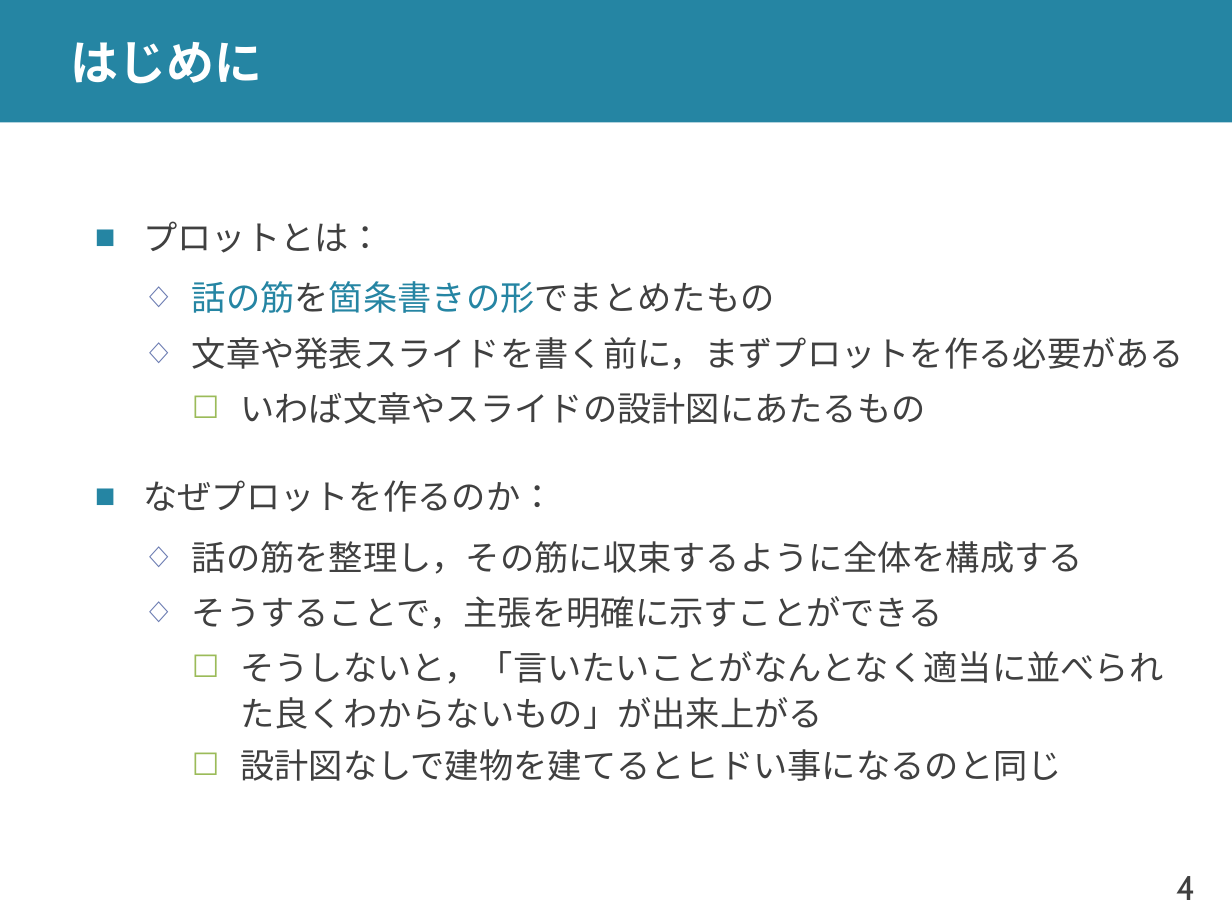
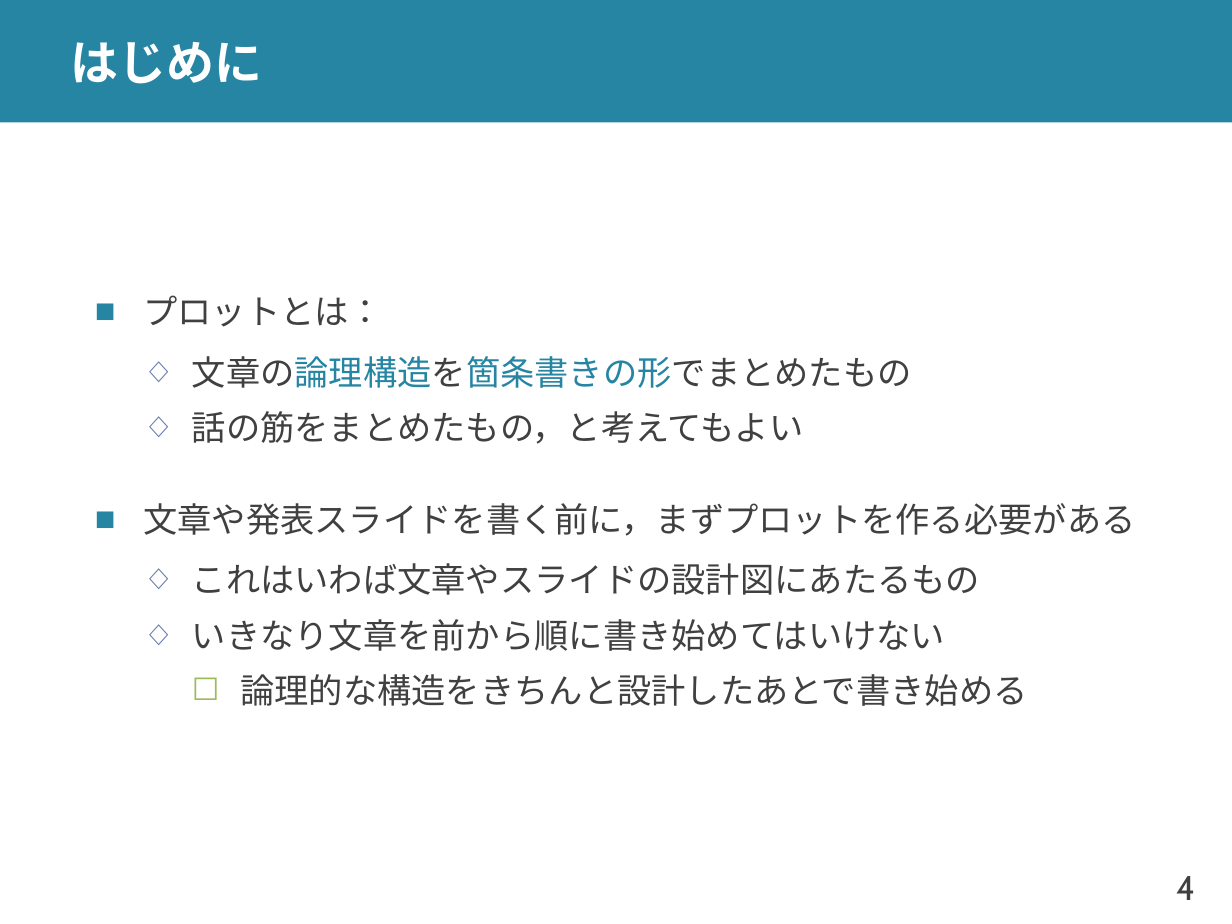
Before and after one commit to shioya-lab/how-to, a slide deck: slide 4 of plot.pptx. Drawn at 1232x924 pixels with LibreOffice and Linux fonts; fonts in the diff are those of the drawing. Boxes give left, top, right and bottom in pixels: in the first picture for what was removed or moved away, otherwise in the second. Text is boxed around its words. In the diff, an @@ line names an element or a change of style, - is before the commit and + after.

Commit message:
plot を v13 に更新
はじめにを更新

```diff
--- a/plot.pptx
+++ b/plot.pptx
@@ text at <box>192,356,912,444</box>: text changed; text colour #2585A3 to #404040 @@
-  ◇ 話の筋を箇条書きの形でまとめたもの
+  ◇ 文章の論理構造を箇条書きの形でまとめたもの
+  ◇ 話の筋をまとめたもの，と考えてもよい
@@ text at <box>143,503,1135,536</box>: bullet ◇ to ■; list level 2 to 1 in "文章や発表スライドを書く前に，まずプロットを作る必要がある"; bullet colour #6879B0 to #2585A3 @@
@@ text at <box>192,563,1027,706</box>: text changed @@
-    ☐ いわば文章やスライドの設計図にあたるもの
-■ なぜプロットを作るのか：
-  ◇ 話の筋を整理し，その筋に収束するように全体を構成する
-  ◇ そうすることで，主張を明確に示すことができる
-    ☐ そうしないと，「言いたいことがなんとなく適当に並べられた良くわからないもの」が出来上がる
-    ☐ 設計図なしで建物を建てるとヒドい事になるのと同じ
+  ◇ これはいわば文章やスライドの設計図にあたるもの
+  ◇ いきなり文章を前から順に書き始めてはいけない
+    ☐ 論理的な構造をきちんと設計したあとで書き始める
```
Also in this commit, not shown: 2 other slides changed, 1 slide added, 1 other file.
